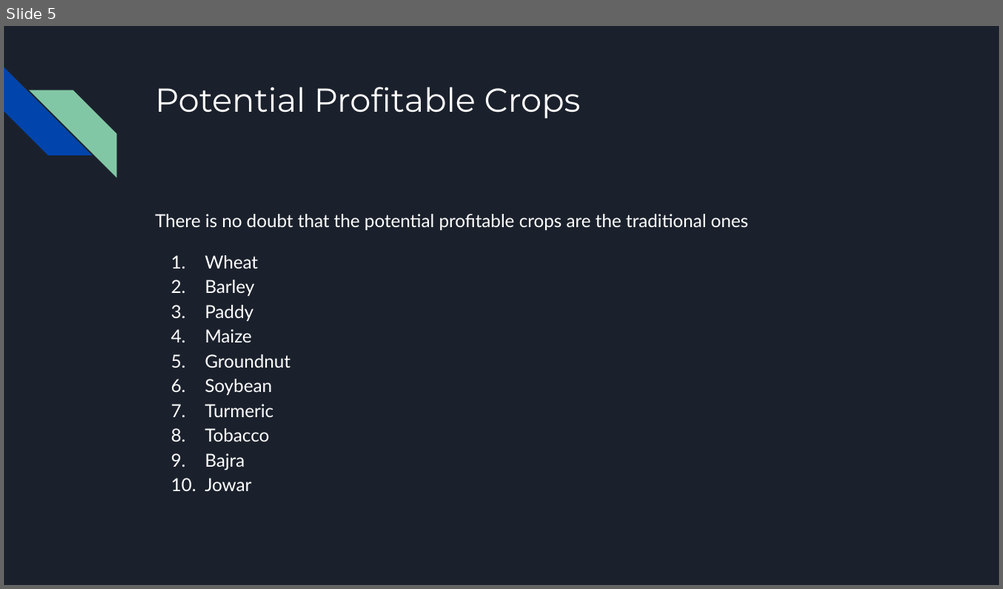
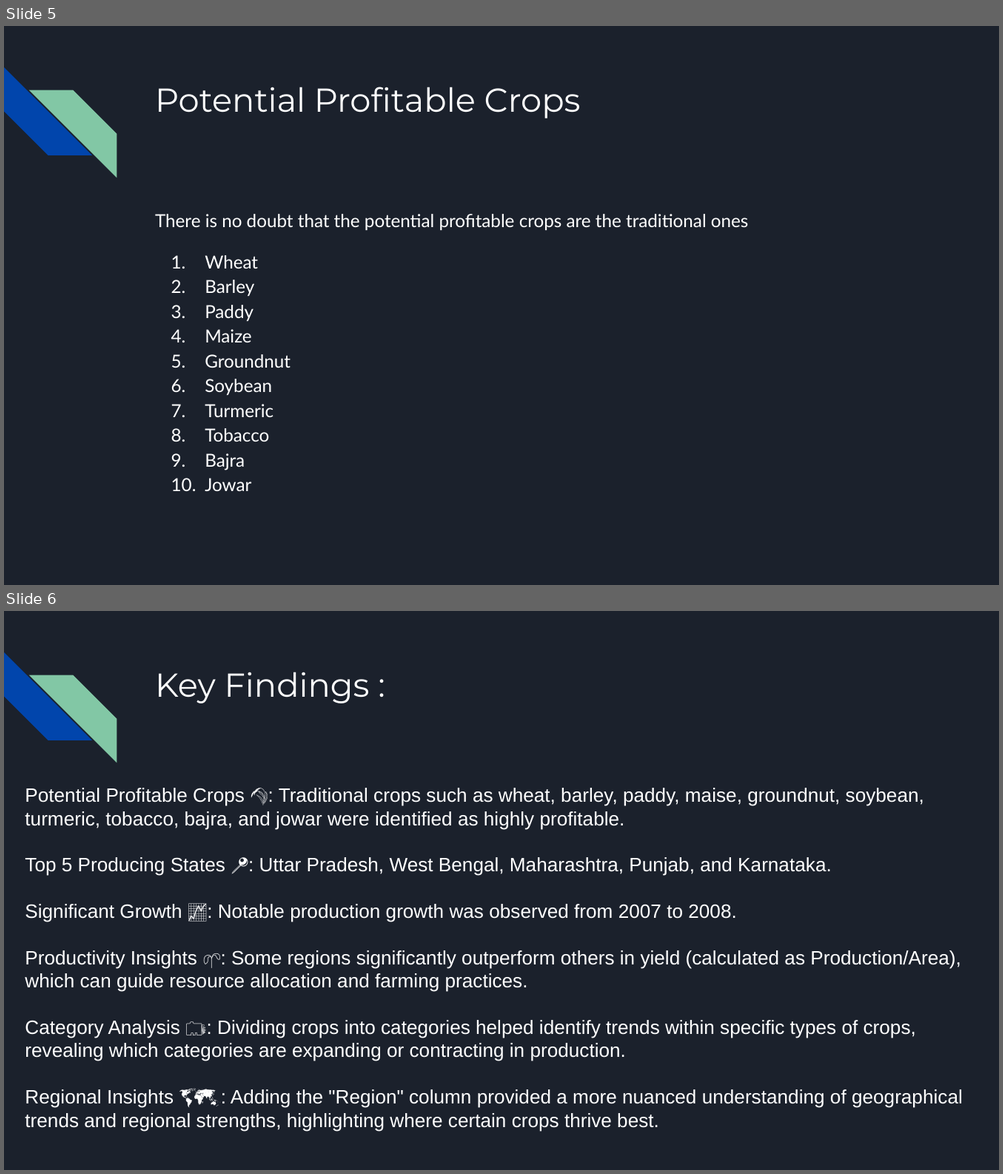
Before and after one commit to krish1440/Crop-Production-Analysis-, a slide deck: Project_Report/Crop Production Analysis.pptx. Shown one above the other, each under a label of ours: slide 5 before the commit, slides 5 and 6 after it. The pictures are 1003x589 and 1003x1174 pixels, drawn with LibreOffice and Linux fonts; fonts in the diff are those of the drawing. Boxes give left, top, right and bottom in pixels: in the first picture for what was removed or moved away, otherwise in the second. Text is boxed around its words. In the diff, an @@ line names an element or a change of style, - is before the commit and + after.

```diff
--- a/Project_Report/Crop Production Analysis.pptx
+++ b/Project_Report/Crop Production Analysis.pptx
@@ slide 6 added at box(4, 611, 999, 1170), background #1B212C; not listed: 2 template elements that a slide beside it also shows @@
@@ title added at box(155, 672, 370, 703), 24 pt, text #FFFFFF @@
+Key Findings :
@@ text added at box(25, 788, 962, 1131), 14 pt, text #FFFFFF @@
+Potential Profitable Crops 🌾: Traditional crops such as wheat, barley, paddy, maise, groundnut, soybean, turmeric, tobacco, bajra, and jowar were identified as highly profitable.
+Top 5 Producing States 📍: Uttar Pradesh, West Bengal, Maharashtra, Punjab, and Karnataka.
+Significant Growth 📈: Notable production growth was observed from 2007 to 2008.
+Productivity Insights 🌱: Some regions significantly outperform others in yield (calculated as Production/Area), which can guide resource allocation and farming practices.
+Category Analysis 🗂️: Dividing crops into categories helped identify trends within specific types of crops, revealing which categories are expanding or contracting in production.
+Regional Insights 🗺️: Adding the "Region" column provided a more nuanced understanding of geographical trends and regional strengths, highlighting where certain crops thrive best.
```
Also in this commit, not shown: 1 slide changed.
